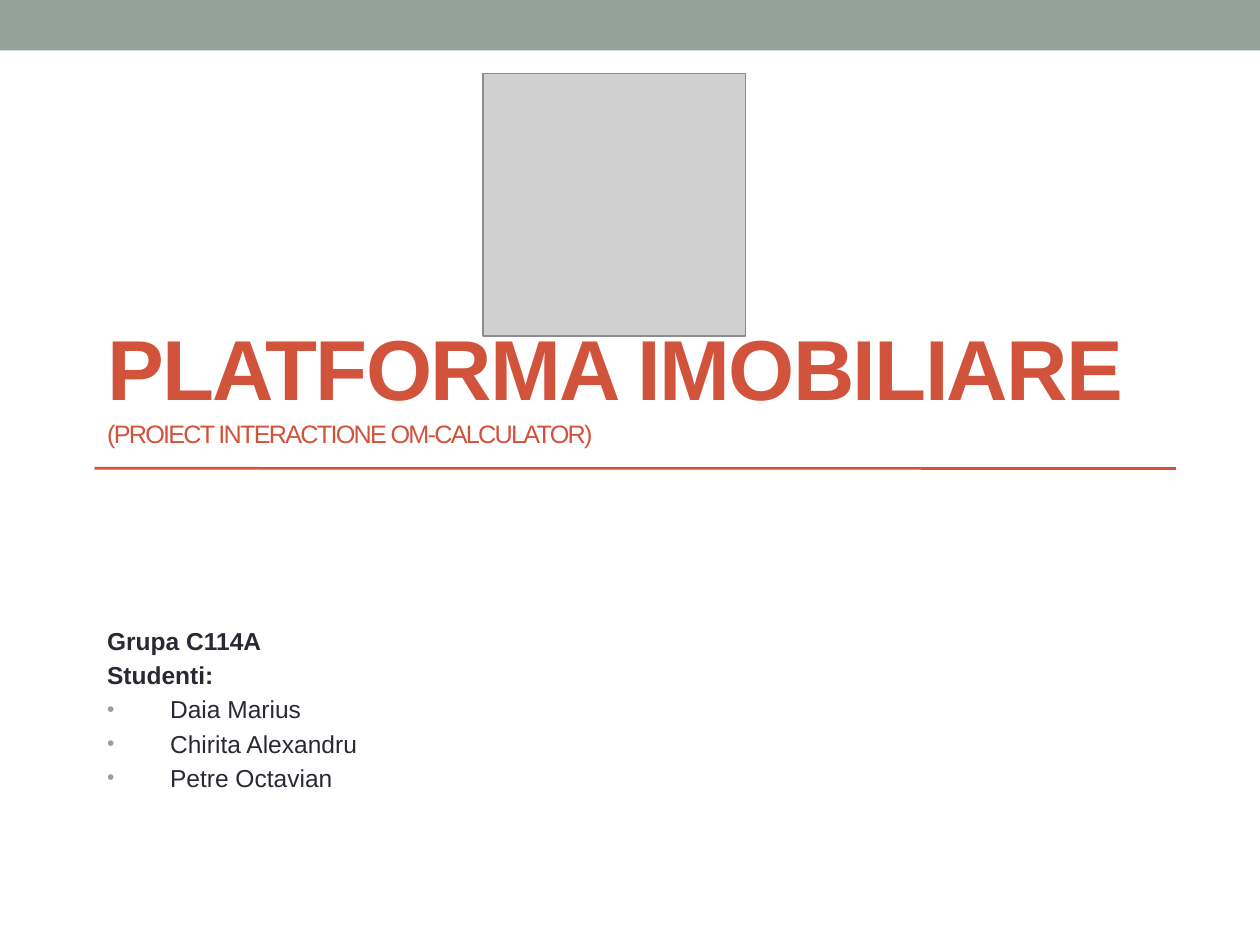
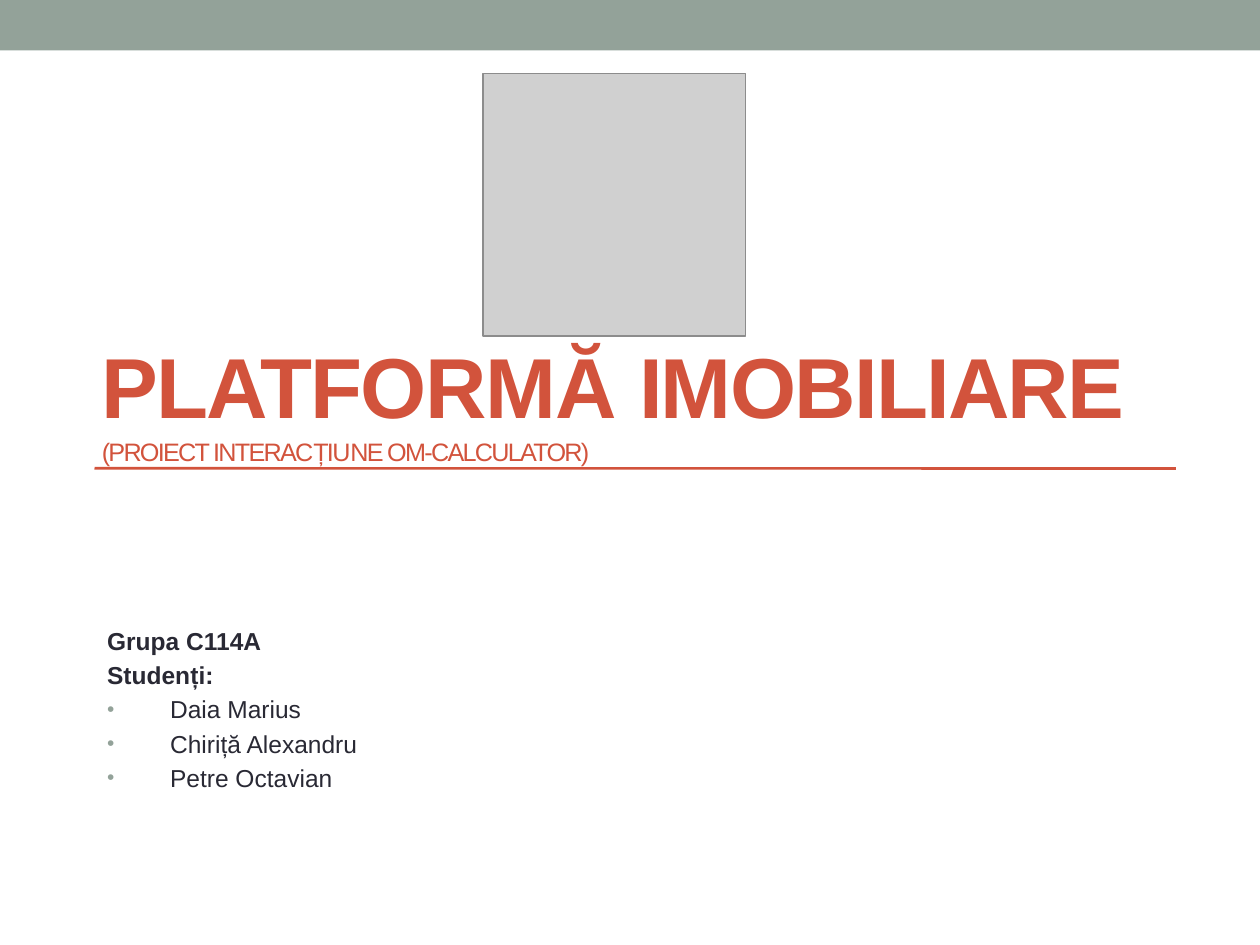
Before and after one commit to daiamarius/IoC-Proiect, a slide deck: slide 1 of Prezentare Imobiliare.pptx. Drawn at 1260x945 pixels with LibreOffice and Linux fonts; fonts in the diff are those of the drawing; grey boxes stand for pictures. Boxes give left, top, right and bottom in pixels: in the first picture for what was removed or moved away, otherwise in the second. Text is boxed around its words. In the diff, an @@ line names an element or a change of style, - is before the commit and + after.

```diff
--- a/Prezentare Imobiliare.pptx
+++ b/Prezentare Imobiliare.pptx
@@ title at [102,351,1124,466]: text changed @@
-PLATFORMA IMOBILIARE
-(PROIECT INTERACTIONE OM-CALCULATOR)
+PLATFORMĂ IMOBILIARE
+(PROIECT INTERACȚIUNE OM-CALCULATOR)
@@ subtitle at [107,666,213,689]: text changed @@
-Studenti:
+Studenți:
@@ subtitle at [170,735,357,758]: text changed @@
-• Chirita Alexandru
+• Chiriță Alexandru
```
Also in this commit, not shown: 9 other slides changed.
